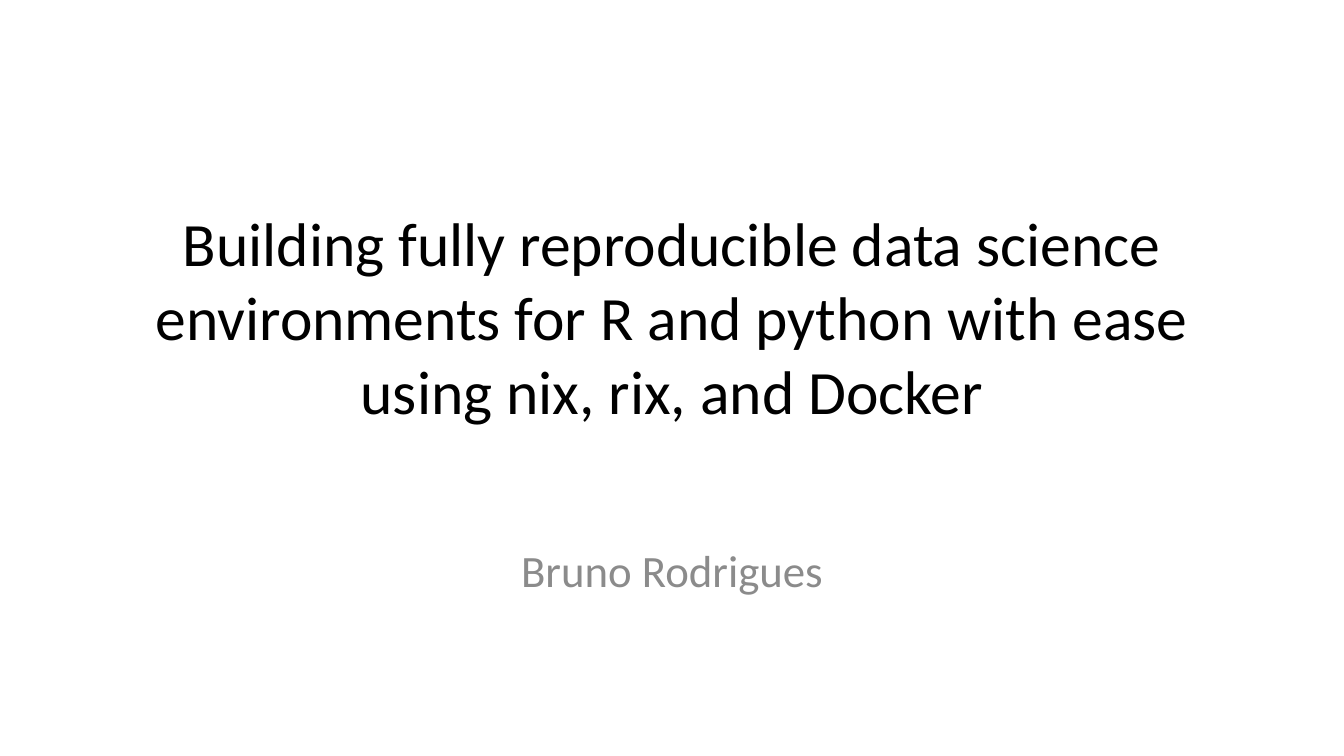
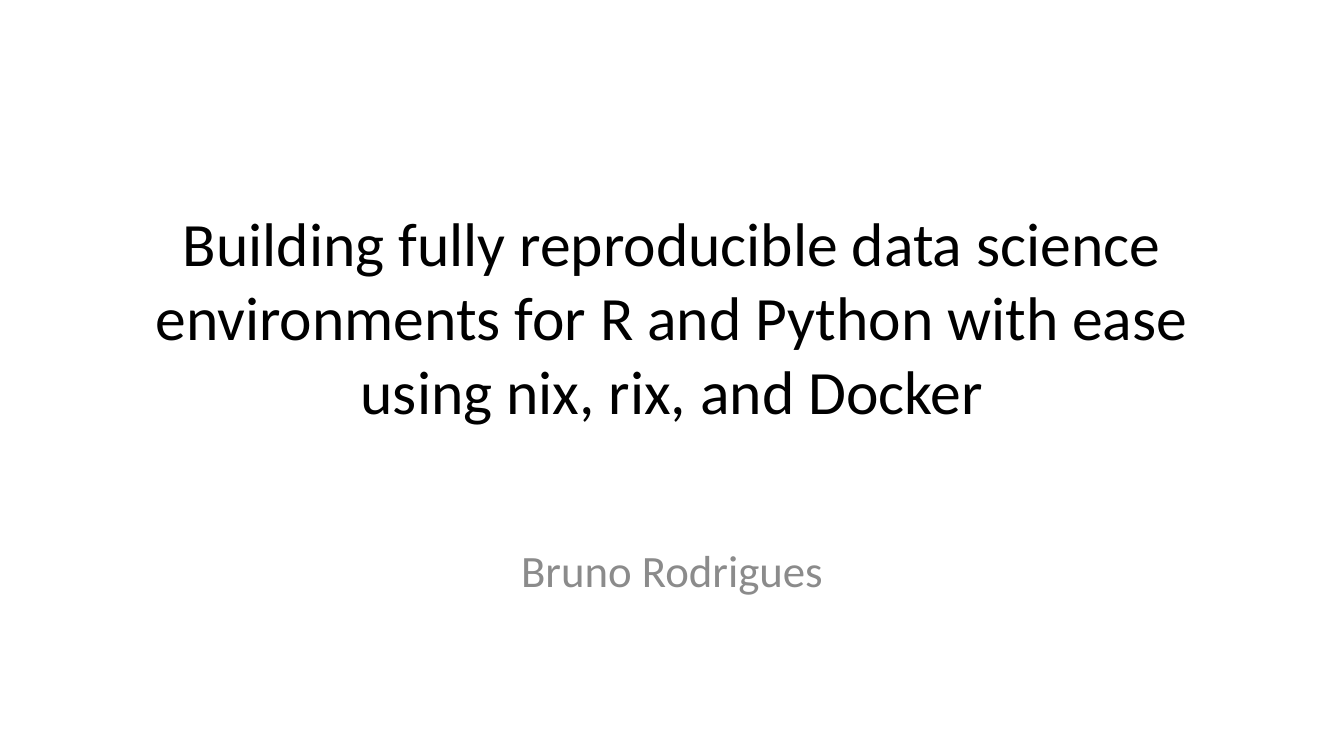
Before and after one commit to b-rodrigues/repro_basf, a slide deck: slide 1 of docs/index.pptx. Drawn at 1344x756 pixels with LibreOffice and Linux fonts; fonts in the diff are those of the drawing. Boxes give left, top, right and bottom in pixels: in the first picture for what was removed or moved away, otherwise in the second. Text is boxed around its words. In the diff, an @@ line names an element or a change of style, - is before the commit and + after.

```diff
--- a/docs/index.pptx
+++ b/docs/index.pptx
@@ title at (156, 223, 1187, 425): text changed @@
-Building fully reproducible data science environments for R and python with ease using nix, rix, and Docker
+Building fully reproducible data science environments for R and Python with ease using nix, rix, and Docker
```
Also in this commit, not shown: 13 other slides changed, 12 other files.
